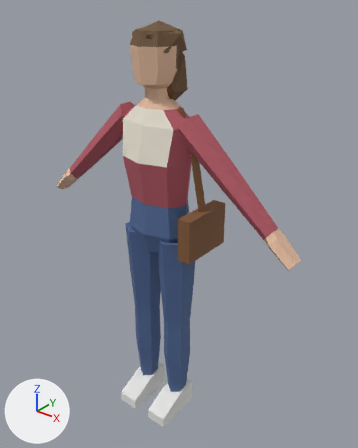
The FBX model Assets/Character/Visitor_Daughter/Visitor_Daughter.fbx, before and after one commit.
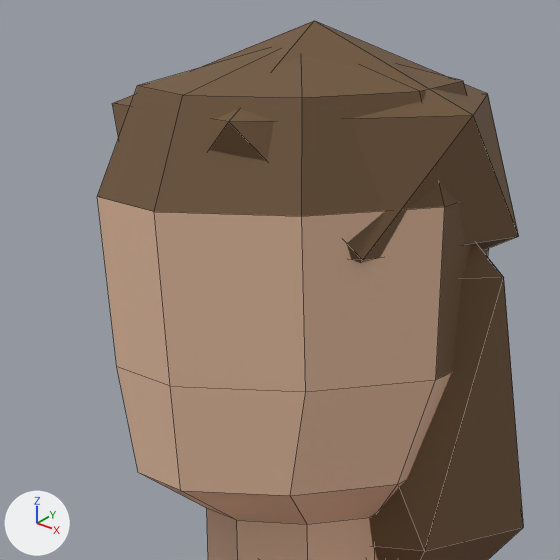
Each version is shown whole from a 50 mm camera at (1.198, -1.374, 1.802) aimed at (0.045, 0.067, 0.909), then close up on the part from 33% to 54% of the width and 4% to 21% of the height. The axes (+X, +Y, +Z) are drawn at lower left. The lights are the same throughout. The first two pictures are the older version. The close-ups show mesh edges as thin lines.

Names of what the first close-up shows: 'Visitor_Daughter'.
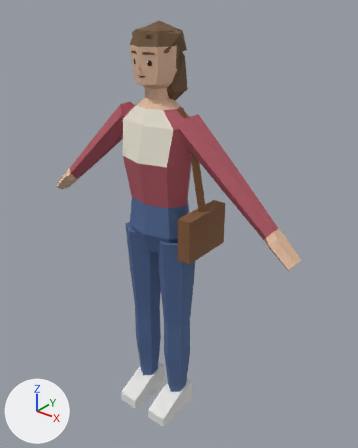
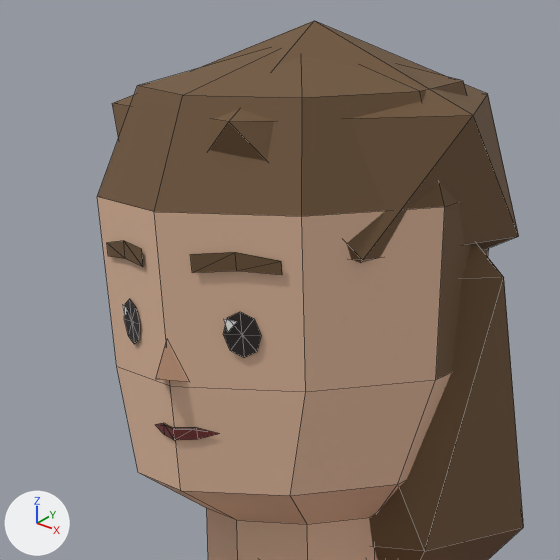
The change, as a diff of the scene's bpy script:
```diff
--- a/Assets/Character/Visitor_Daughter/Visitor_Daughter.fbx.py
+++ b/Assets/Character/Visitor_Daughter/Visitor_Daughter.fbx.py
@@ img_facepalette_png @@
+img_facepalette_png = load_image('FacePalette.png', '../Face/FacePalette.png', 32, 16, 'sRGB')
@@ mat_visitor_daughter_face @@
+mat_visitor_daughter_face = principled_material('Visitor_Daughter_Face')
+mat_visitor_daughter_face.texture = img_facepalette_png
+mat_visitor_daughter_face.roughness = 0.55
@@ me_visitor_daughter @@
 # used by ob_visitor_daughter; location = (0.0, 0.0, 0.0)
-me_visitor_daughter.from_pydata(...)  # 297 vertices, 286 faces; spans x -0.61..0.61, y -0.15..0.13, z 0.0..1.69
+me_visitor_daughter.from_pydata(...)  # 377 vertices, 347 faces; spans x -0.61..0.61, y -0.15..0.13, z 0.0..1.69
+# me_visitor_daughter part 1
+# 80 vertices are added at x -0.05..0.05, y -0.1..-0.07, z 1.51..1.6
+# 53 new faces join them, mat_visitor_daughter_face (picture img_facepalette_png)
+# 8 new faces join them, mat_visitor_daughter_hair (brown #6f5538)
 me_visitor_daughter.materials.append(mat_visitor_daughter_bottom)
@@ me_visitor_daughter @@
 me_visitor_daughter.materials.append(mat_visitor_daughter_bag)
+me_visitor_daughter.materials.append(mat_visitor_daughter_face)  # picture img_facepalette_png
```

Pixel boxes (x1, y1, x2, y2) of what changed, in the close-ups (560 x 560 px):
part 1 of me_visitor_daughter, added
    after: (107, 241, 282, 440)
